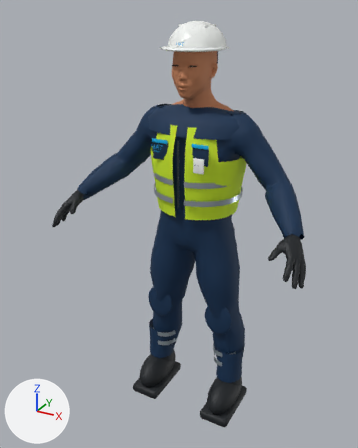
The glTF model public/models/tech/TECH_Anims.glb as it was, and as the next commit left it.
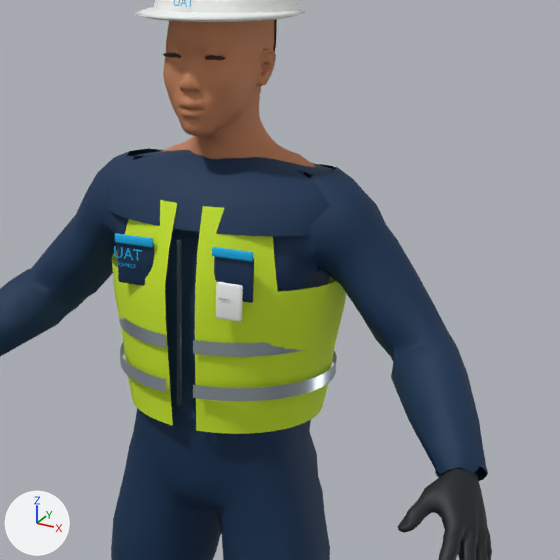
Each version is shown whole from a 50 mm camera at (0.939, -1.89, 1.87) aimed at (-0.048, -0.096, 0.973), then close up on the part from 29% to 93% of the width and 10% to 61% of the height. The axes (+X, +Y, +Z) are drawn at lower left. The lights are the same throughout. The first two pictures are the older version. Vertices at exactly the same position are counted once.

The scene before the commit, as lines of its bpy script (objects in view):
```python
me_boots_gloves_gear = bpy.data.meshes.new('Boots_Gloves_Gear')
me_boots_gloves_gear.from_pydata(...)  # 4686 vertices, 9136 faces; spans x -0.584..0.584, y -0.378..0.091, z 0.002..1.38
me_boots_gloves_gear.materials.append(mat_gear)
me_coverall_008 = bpy.data.meshes.new('Coverall.008')
me_coverall_008.from_pydata(...)  # 3685 vertices, 6280 faces; spans x -0.54..0.54, y -0.235..0.175, z 0.157..1.494
me_coverall_008.materials.append(mat_gear)
me_head_01_002 = bpy.data.meshes.new('Head_01.002')
me_head_01_002.from_pydata(...)  # 3261 vertices, 6456 faces; spans x -0.185..0.185, y -0.169..0.076, z 1.457..1.78
me_head_01_002.materials.append(mat_hair)
ob_boots_gloves_gear = bpy.data.objects.new('Boots_Gloves_Gear', me_boots_gloves_gear)
ob_boots_gloves_gear.location = (0.0, 0.0, 0.0)
ob_coverall_004 = bpy.data.objects.new('Coverall.004', me_coverall_008)
ob_coverall_004.location = (0.0, 0.0, 0.0)
ob_head_01_001 = bpy.data.objects.new('Head_01.001', me_head_01_002)
ob_head_01_001.location = (0.0, 0.0, 0.0)
# also in view: 'Helmet' at (0.0, -0.053, 1.765)
```
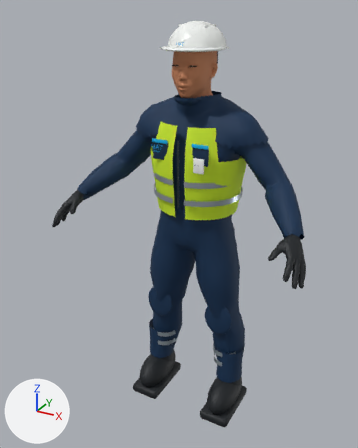
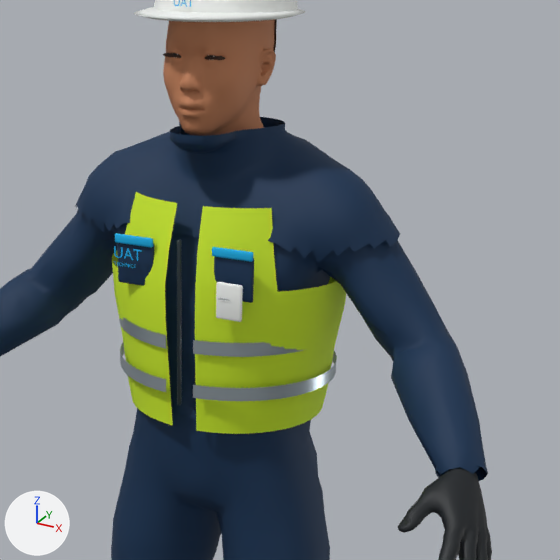
What differs and where, as boxes [x1, y1, x2, y2] in the close-ups (560 x 560 px):
```json
{"object": "Coverall.004", "change": "reshaped", "before": [0, 148, 488, 560], "after": [0, 117, 488, 560]}
{"part": 1, "of": "me_coverall_008", "change": "rebuilt", "before": [106, 150, 335, 236], "after": [75, 117, 400, 262]}
{"part": 2, "of": "me_head_01_002", "change": "built on", "before": [160, 128, 316, 167], "on screen": "brown"}
```

Edits to the scene script, one JSON object a line:
```json
{"block": "me_coverall_008", "where": "# used by ob_coverall_004; location = (0.0, 0.0, 0.0)"}
{"op": "remove", "block": "me_coverall_008", "code": "me_coverall_008.from_pydata(...)  # 3685 vertices, 6280 faces; spans x -0.54..0.54, y -0.235..0.175, z 0.157..1.494"}
{"op": "add", "block": "me_coverall_008", "code": "me_coverall_008.from_pydata(...)  # 4368 vertices, 7576 faces; spans x -0.54..0.54, y -0.235..0.175, z 0.157..1.544"}
{"block": "me_coverall_008", "change": "me_coverall_008 part 1: the loose piece of 192 vertices spanning x -0.24..0.24, y -0.166..0.138, z 1.39..1.494 is rebuilt with 875 vertices and now spans x -0.308..0.308, y -0.168..0.127, z 1.345..1.544"}
{"block": "me_coverall_008", "change": "other edits to the shape of me_coverall_008 do not show in these pictures"}
{"block": "me_head_01_002", "where": "# used by ob_head_01_001; location = (0.0, 0.0, 0.0)"}
{"op": "remove", "block": "me_head_01_002", "code": "me_head_01_002.from_pydata(...)  # 3261 vertices, 6456 faces; spans x -0.185..0.185, y -0.169..0.076, z 1.457..1.78"}
{"op": "add", "block": "me_head_01_002", "code": "me_head_01_002.from_pydata(...)  # 3063 vertices, 6065 faces; spans x -0.091..0.091, y -0.169..0.067, z 1.527..1.78"}
{"block": "me_head_01_002", "change": "me_head_01_002 part 2: 249 vertices removed from x -0.185..0.185, y -0.084..0.076, z 1.457..1.526; 51 vertices added at x -0.063..0.063, y -0.091..0.032, z 1.527"}
{"block": "me_head_01_002", "change": "other edits to the shape of me_head_01_002 do not show in these pictures"}
```
